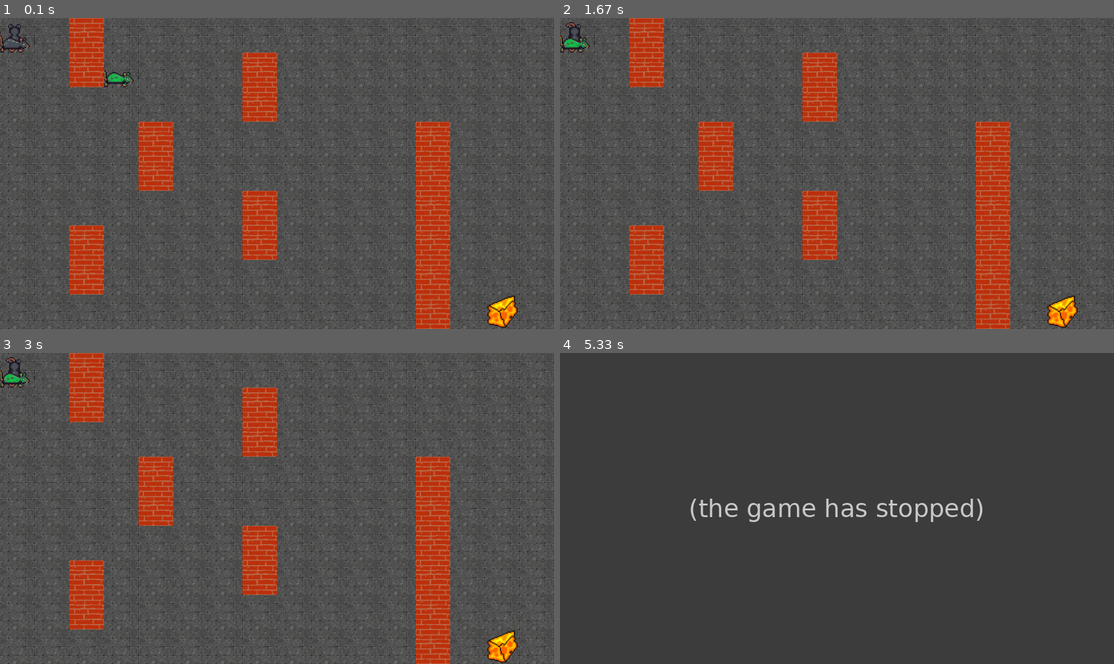
Above: before the commit, frames 1-4 (two rows, left to right).
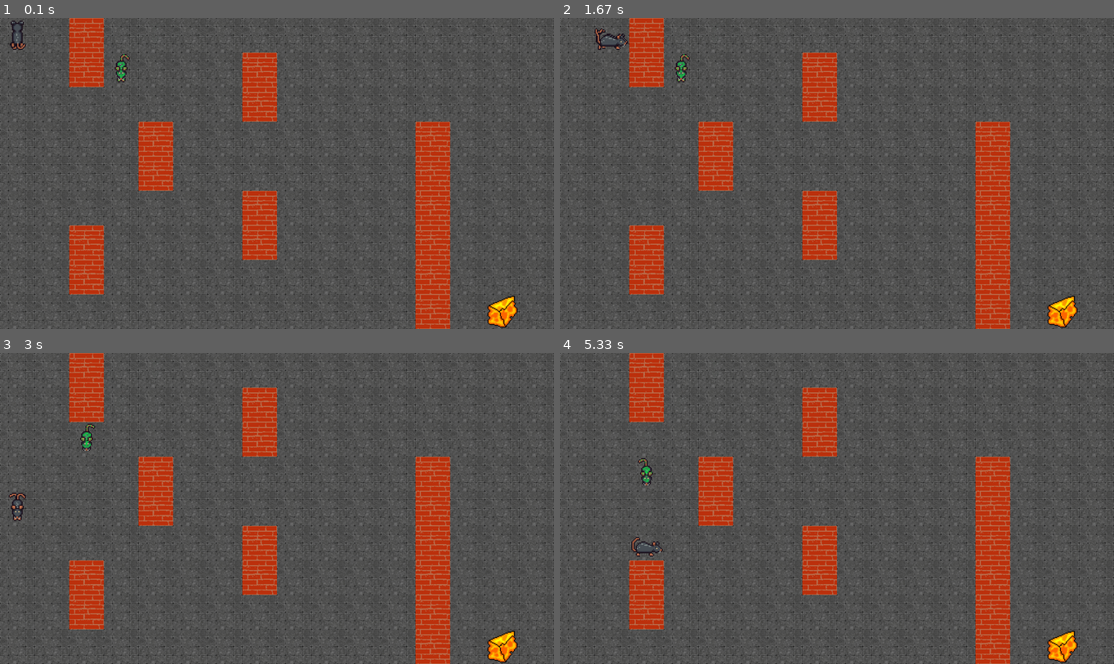
Above: after the commit, the same moments.

Repository: Valwiler/Pygame-RatMaze
Game: pygame game, started from main.py
The game is run twice, just before and just after one commit, with the same random seed, the same clock (stepped at 60 frames per second) and the same inputs.
Inputs:
- Up to frame 1 (0.1 s): no input
- Up to frame 2 (1.67 s): hold Right 0.33-0.8 s; hold Up 0.83-1.3 s
- Up to frame 3 (3 s): hold Left 1.83-2.37 s; hold Down 2.4-2.7 s
- Up to frame 4 (5.33 s): hold Up 3.17-3.53 s; hold Right 3.57-4.2 s; hold Down 4.23-4.6 s; hold Left 4.63-5.1 s; hold Right from 5.13 s (still down)

The runs differ from the first frame. In frame 1, 0.5% of the frame differs, in the area x 0-25%, y 0-23%; in frame 2, 0.6%; in frame 3, 0.5%; in frame 4, 40%, in the area x 0-100%, y 0-100%.
Before the commit the program exited at 3.2 s; later frames show no game.

Commit message:
Fix epilepsie Laborat

Diff:
--- a/model/actor.py
+++ b/model/actor.py
@@ -1,5 +1,7 @@
 import pygame
 import abc
+
+
 
 SPRITE_SIZE = 64
 TOP_MARGIN = 5
@@ -13,6 +15,7 @@
     def __init__(self):
         pygame.sprite.Sprite.__init__(self)
         self.sprite = None
+        self.direction = 0
 
     @abc.abstractmethod
     def get_sprite(self):
@@ -28,7 +31,7 @@
                 new_sprite_y = column * SPRITE_SIZE
                 sprite = pygame.Surface([SPRITE_SIZE, SPRITE_SIZE]).convert()
                 sprite.set_colorkey((0, 0, 0), 0)
-                sprite.blit(sprite_sheet, (0, 0), (new_sprite_x, new_sprite_y, SPRITE_SIZE, SPRITE_SIZE))
+                sprite.blit(sprite_sheet, (0, 0), (new_sprite_y, new_sprite_x , SPRITE_SIZE, SPRITE_SIZE))
                 new_sprites_direction.append(sprite)
             sprites_list.append(new_sprites_direction)
         return sprites_list
@@ -41,7 +44,7 @@
         self.sprite_counter = 0
         self.sprite = self.sprites[0][self.sprite_counter]
 
-    def update_sprite(self, new_direction):
+    def update_sprite(self, new_direction=0):
         self.sprite = self.sprites[new_direction][self.increase_counter()]
 
     def get_sprite(self):
@@ -59,11 +62,12 @@
         self.sprite_counter = 0
         self.sprite = self.sprites[0][self.sprite_counter]
 
-    def update_sprite(self, new_direction):
-        self.sprite = self.sprites[0][self.increase_counter()]
+    def update_sprite(self, new_direction=0):
+        self.sprite = self.sprites[new_direction][self.increase_counter()]
 
     def get_sprite(self):
         return self.sprite
+
 
     def increase_counter(self):
         self.sprite_counter += 1
--- a/model/command.py
+++ b/model/command.py
@@ -1,14 +1,14 @@
 from model.coord import Coord
 
-UP = 0
+UP = 2
 RIGHT = 1
-DOWN = 2
+DOWN = 0
 LEFT = 3
 
 DOWN_DIRECTION = {(-1, -1), (0, -1), (1, -1)}
 UP_DIRECTION = {(-1, 1), (0, 1), (1, 1)}
-LEFT_DIRECTION = (-1, 0)
-RIGHT_DIRECTION = (1, 0)
+LEFT_DIRECTION = {(-1, 0)}
+RIGHT_DIRECTION = {(1, 0)}
 
 
 class Command:
@@ -16,29 +16,45 @@
         self.actor = actor
         self.start_coord = start_coord
         self.target_coord = target_coord
-        self.direction = self.define_movement_direction(start_coord, target_coord)
+        self.define_movement_direction(start_coord, target_coord)
+        self.direction = actor.direction
 
-    def define_movement_direction(self, old_position, new_position):
-        direction_modifier = (old_position.get_x() - new_position.get_x(), old_position.get_y() - new_position.get_y())
-        print(direction_modifier)
-        if direction_modifier in UP_DIRECTION:
-            return UP
-        elif direction_modifier in DOWN_DIRECTION:
-            return DOWN
-        elif direction_modifier is LEFT_DIRECTION:
-            return LEFT
-        elif direction_modifier is RIGHT:
-            return RIGHT
-        else:
-            return UP
+    #def define_movement_direction(self, old_position, new_position):
+    #    direction_modifier = (old_position.get_x() - new_position.get_x(), old_position.get_y() - new_position.get_y())
+    #    print(direction_modifier)
+    #    if direction_modifier in UP_DIRECTION:
+    #        return UP
+    #    elif direction_modifier in DOWN_DIRECTION:
+    #        return DOWN
+    #    elif direction_modifier is LEFT_DIRECTION:
+    #        return LEFT
+    #    elif direction_modifier is RIGHT:
+    #        return RIGHT
+    #    else:
+    #        return UP
 
-    def define_move2(self, old_pso, new_pos):
+    def define_movement_direction(self, old_pos, new_pos):
         list_position_possible = list()
         list_position_possible.append(DOWN_DIRECTION)
         list_position_possible.append(UP_DIRECTION)
         list_position_possible.append(RIGHT_DIRECTION)
         list_position_possible.append(LEFT_DIRECTION)
 
-        for couple in list_position_possible:
-            if old_pso.get_x() + couple[0] == new_pos.get_x() and old_pso.get_y() + couple[1] == new_pos.get_y():
-                pass
+        for direction in list_position_possible:
+            for couple in direction:
+                x = couple[0]
+                y = couple[1]
+                if old_pos.get_x() + x == new_pos.get_x() and old_pos.get_y() + y == new_pos.get_y():
+                    if couple in UP_DIRECTION:
+                        self.actor.direction = UP
+                    elif couple in RIGHT_DIRECTION:
+                        self.actor.direction = RIGHT
+                    elif couple in DOWN_DIRECTION:
+                        self.actor.direction = DOWN
+                    elif couple in LEFT_DIRECTION:
+                         self.actor.direction = LEFT
+                    else:
+                        self.actor.direction = self.actor.direction
+
+                else:
+                    self.actor.direction = self.actor.direction
--- a/model/etat.py
+++ b/model/etat.py
@@ -10,7 +10,8 @@
 WIDTH = 16
 HEIGHT = 9
 NUMBER_OF_ZOMBIES = 3
-ZOMBIE_DIFFICULTY = 1
+ZOMBIE_DIFFICULTY = 150
+PLAYER_SPEED = 5
 
 FOCUSED_ACTOR = 0
 NON_MOVING_ACT0RS_ID = 2
@@ -60,15 +61,17 @@
     return is_player(current_actor) or is_zombie(current_actor)
 
 
-def can_zombie_moove(tick):
+def can_zombie_move(tick):
     return tick % ZOMBIE_DIFFICULTY is 0
 
-
+def can_player_move(tick):
+    return tick % PLAYER_SPEED is 0
 class Etat:
     def __init__(self):
         self.grid = [[tile_game(coord(x, y)) for x in range(WIDTH)] for y in range(HEIGHT)]
         # todo remplacer par un pointeur vers playeur deirectement
         self.player_coordinate = None
+        self.player = None
         self.win = False
         self.loose = False
         self.tile_changed = set()
@@ -121,6 +124,7 @@
                     self.add_actor(Factory.create_actor(FLOOR), a_pos)
                 self.add_actor(Factory.create_actor(actor_type), a_pos)
                 if actor_type == PLAYER:
+                    self.player = self.get_tile(a_pos).get_actor()
                     self.player_coordinate = a_pos
 
     def update_grid(self, tick, game_listener):
@@ -133,13 +137,14 @@
                     if is_tile_containing_moving_actor(current_actor):
                         new_coordinate = current_coordinate
                         if is_zombie(current_actor):
-                            if can_zombie_moove(tick):
+                            if can_zombie_move(tick):
                                 print('tile coord  : ' + str(x) + ' ' + str(y))
                                 print("current actor : " + str(current_actor.__class__))
                                 new_coordinate = self.pathfinder.find_path(current_actor, current_coordinate,
                                                                            self.player_coordinate)
                         elif is_player(current_actor):
-                            new_coordinate = self.pathfinder.verify_new_position(current_actor,
+                            if can_player_move(tick):
+                                new_coordinate = self.pathfinder.verify_new_position(current_actor,
                                                                                  get_player_input(current_coordinate,
                                                                                                   game_listener),
                                                                                  current_coordinate)
--- a/model/game.py
+++ b/model/game.py
@@ -7,7 +7,7 @@
 SCREEN_WIDTH = 1024
 SCREEN_HEIGHT = 640
 ACTORS_ICON_SIZE = 64
-FR = 20
+FR = 60
 
 NUMBER_OF_ACTORS = 5
 LABORAT_ID = 0
--- a/view/Window.py
+++ b/view/Window.py
@@ -17,7 +17,6 @@
     def initialise_game(self, etat):
         grid = etat.get_grid()
 
-        # image1, image2 = None
         for y, row in enumerate(grid):
             for x, col in enumerate(row):
                 actor = None
@@ -45,7 +44,6 @@
         changed_coords = etat.get_map_diff()
 
         for changed_coord in changed_coords:
-            # x, y = changed_coord.get_x(), changed_coord.get_y()
             x, y = changed_coord[0], changed_coord[1]
             actor = etat.get_tile(Coord(x,y)).get_actor(0)
             img = actor.get_sprite()
